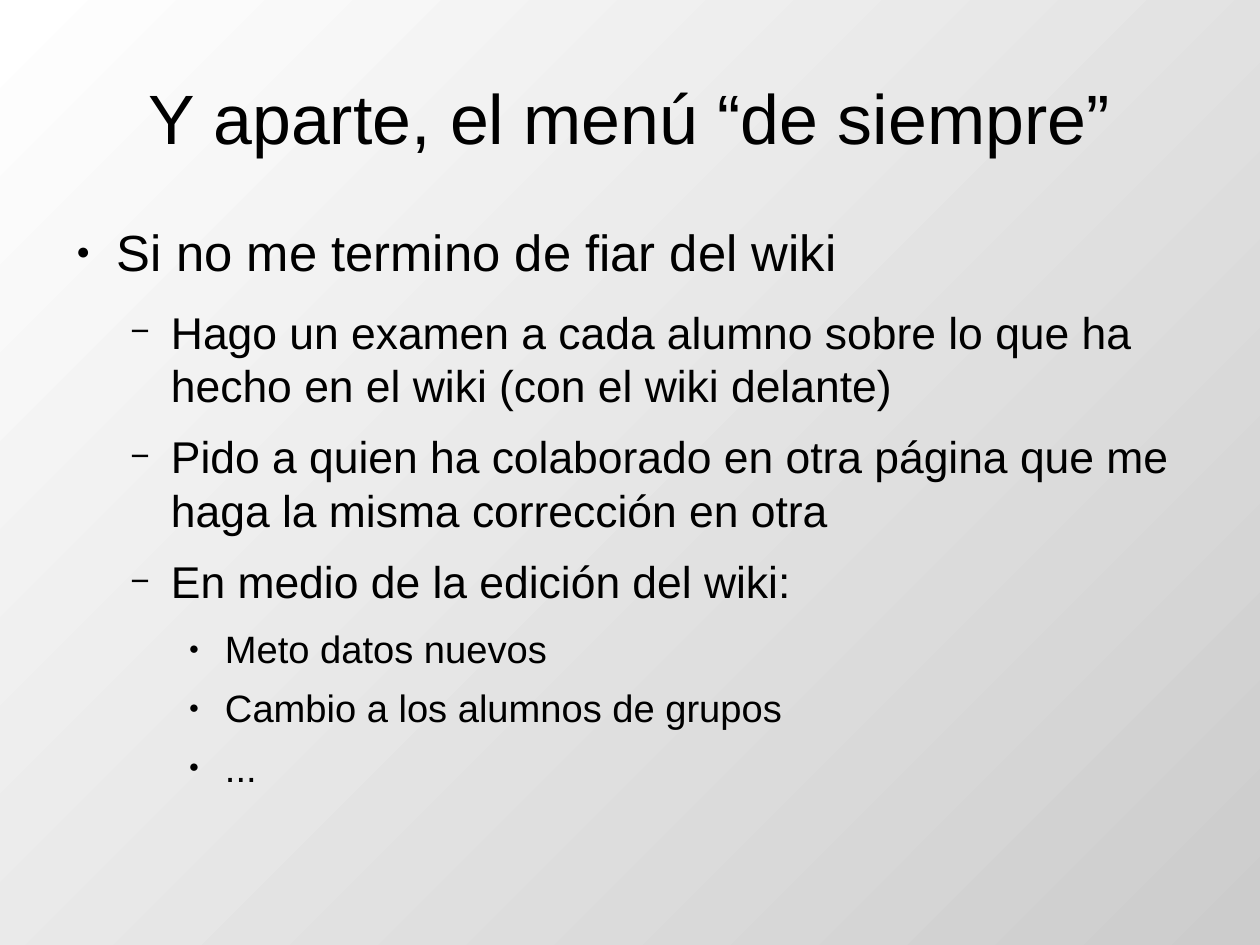
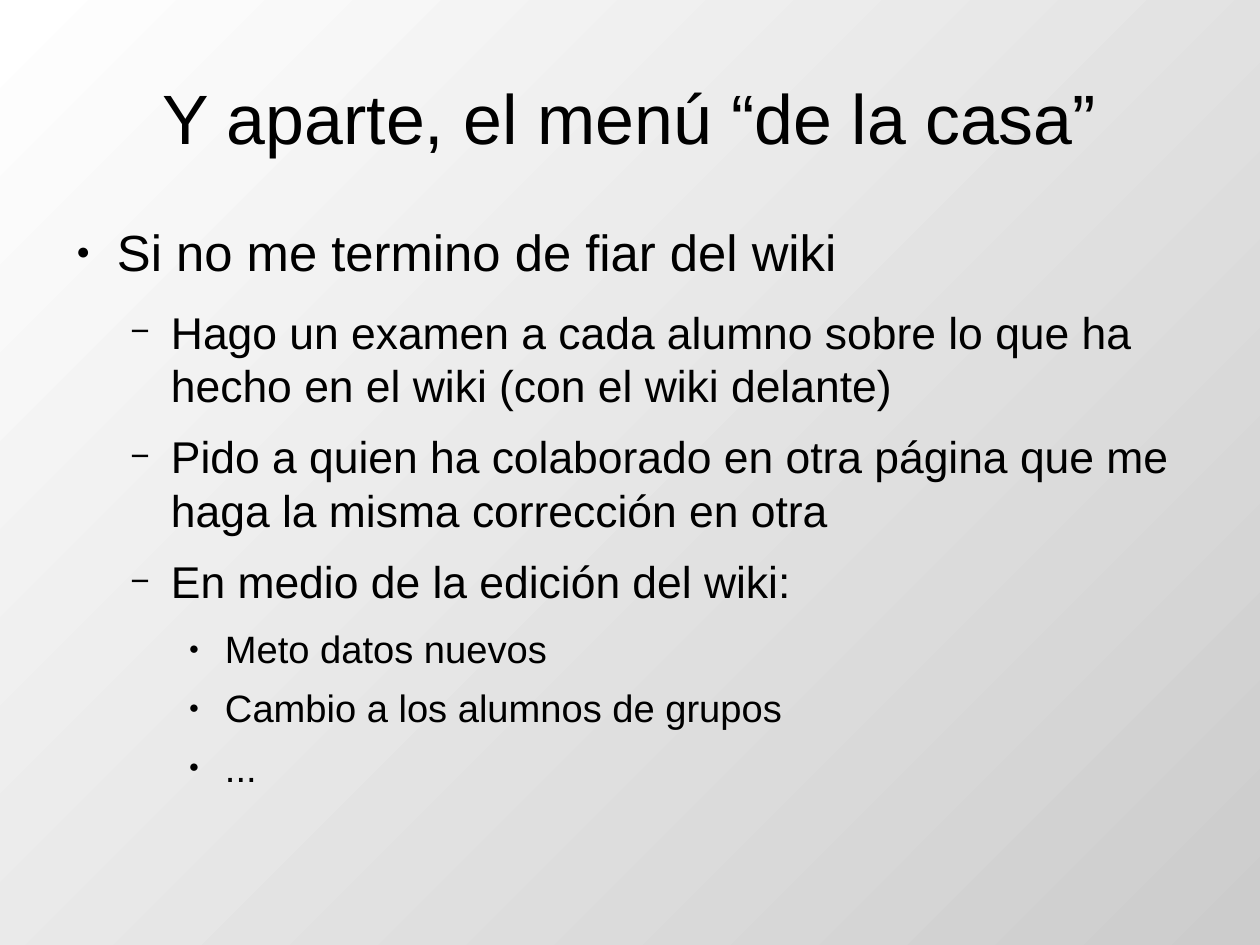
Before and after one commit to DrPantera/wikis4education, a slide deck: slide 13 of uca-2013_07/tema-5-EvaluacionWikis.odp. Drawn at 1260x945 pixels with LibreOffice and Linux fonts; fonts in the diff are those of the drawing. Boxes give left, top, right and bottom in pixels: in the first picture for what was removed or moved away, otherwise in the second. Text is boxed around its words. In the diff, an @@ line names an element or a change of style, - is before the commit and + after.

```diff
--- a/uca-2013_07/tema-5-EvaluacionWikis.odp
+++ b/uca-2013_07/tema-5-EvaluacionWikis.odp
@@ title at box(162, 92, 1096, 157): text changed @@
-Y aparte, el menú “de siempre”
+Y aparte, el menú “de la casa”
```
Also in this commit, not shown: 5 other slides changed, 1 slide added, 1 slide removed.
